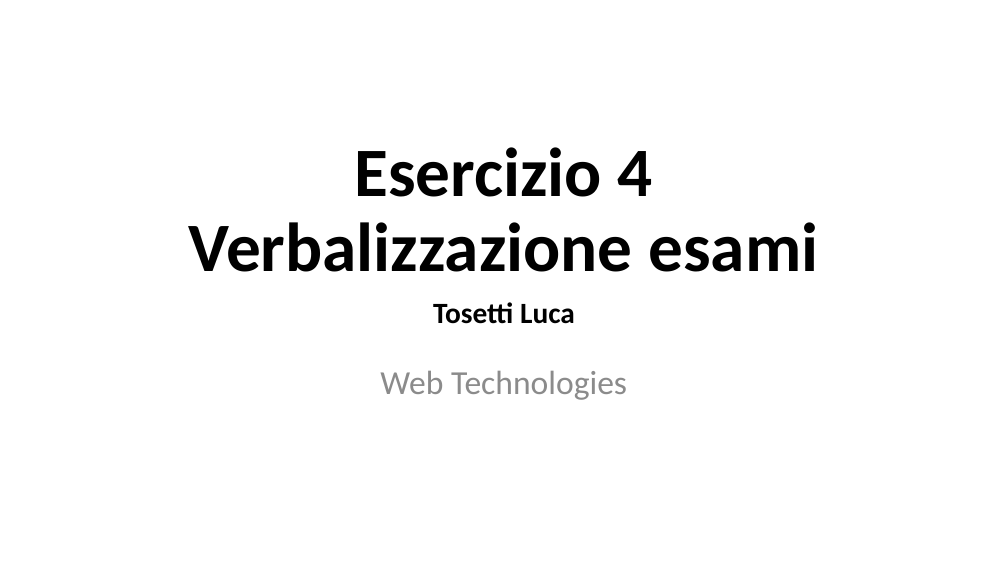
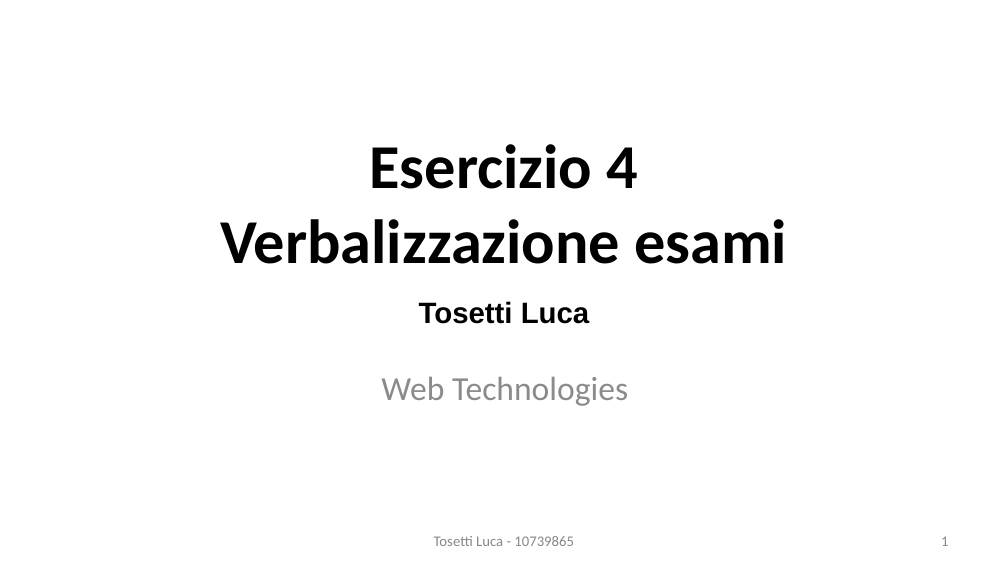
Before and after one commit to LucaTosetti01/ProgettoTIW, a slide deck: slide 1 of PresentazioneProgetto.pptx. Drawn at 1008x567 pixels with LibreOffice and Linux fonts; fonts in the diff are those of the drawing. Boxes give left, top, right and bottom in pixels: in the first picture for what was removed or moved away, otherwise in the second. Text is boxed around its words. In the diff, an @@ line names an element or a change of style, - is before the commit and + after.

```diff
--- a/PresentazioneProgetto.pptx
+++ b/PresentazioneProgetto.pptx
@@ title "Esercizio 4 Verbalizzazione esami": place and size @@
-title "Esercizio 4 Verbalizzazione esami" at <box>189,147,818,272</box>
+title "Esercizio 4 Verbalizzazione esami" at <box>220,144,787,264</box>
@@ title "Esercizio 4 Verbalizzazione esami" at <box>220,144,787,264</box>: size 66 to 59.4 pt; line spacing 0.9 to 1; vertical alignment bottom to middle @@
@@ text "Tosetti Luca" at <box>419,301,590,324</box>: font Calibri to Arial @@
@@ subtitle "Web Technologies" at <box>381,377,628,406</box>: indent changed; line spacing 0.9 to 1; less space between paragraphs @@
@@ text added at <box>434,536,574,546</box>, 14 pt, text #888888 @@
+Tosetti Luca - 10739865
@@ page number added at <box>941,536,948,546</box>, 14 pt, text #888888 @@
+1
```
Also in this commit, not shown: 29 other slides changed, 19 slides added, 21 other files.
